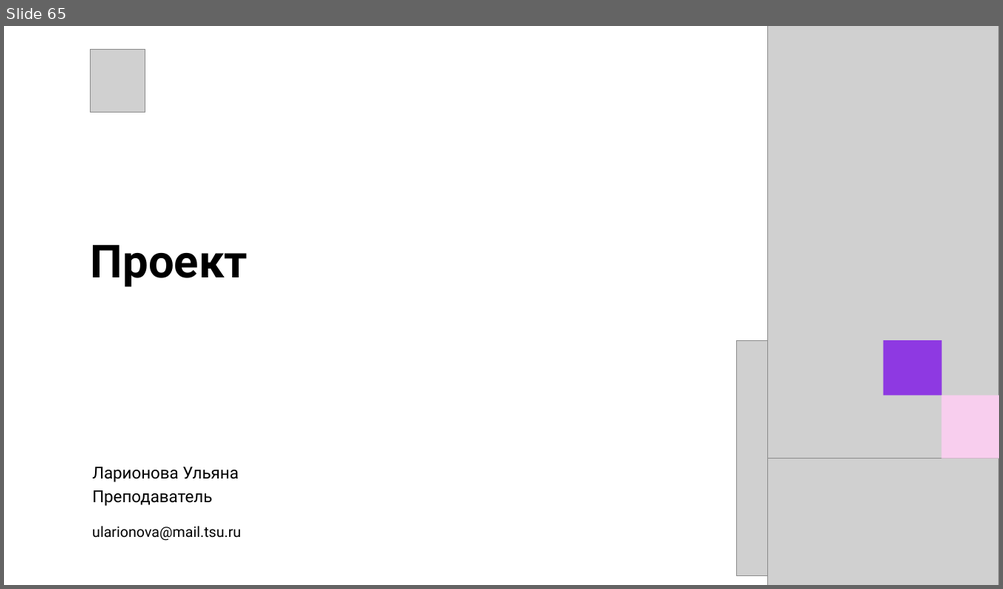
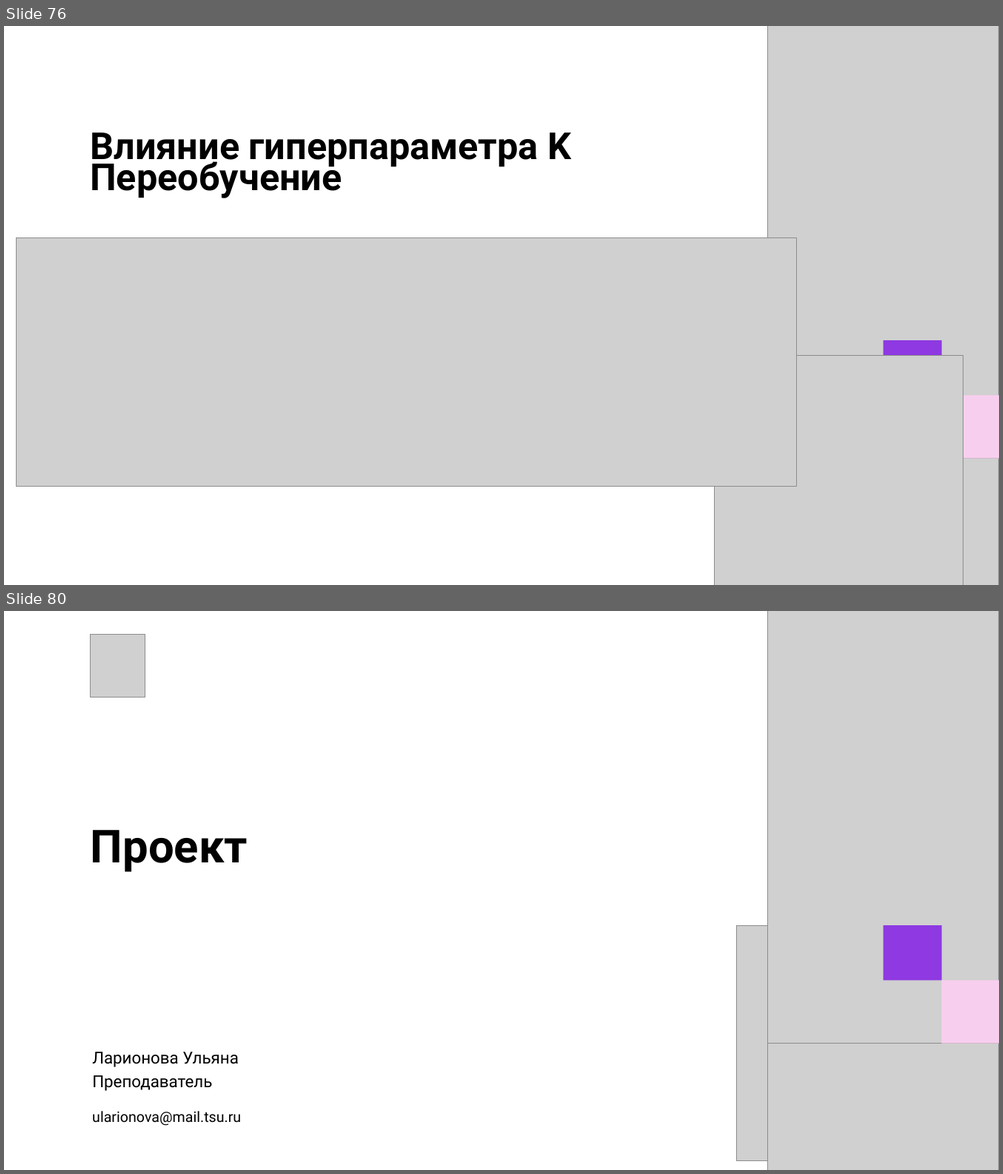
Before and after one commit to Ulatel/course_tsu_2026, a slide deck: Модуль 1. Введение в ML/1_Лекция.pptx. Shown one above the other, each under a label of ours: slide 65 before the commit, slides 76 and 80 after it; the slides between them are not shown. The pictures are 1003x589 and 1003x1174 pixels, drawn with LibreOffice and Linux fonts; fonts in the diff are those of the drawing; grey boxes stand for pictures. Boxes give left, top, right and bottom in pixels: in the first picture for what was removed or moved away, otherwise in the second. Text is boxed around its words. In the diff, an @@ line names an element or a change of style, - is before the commit and + after.

```diff
--- a/Модуль 1. Введение в ML/1_Лекция.pptx
+++ b/Модуль 1. Введение в ML/1_Лекция.pptx
@@ slide 76 added at bbox=[4, 26, 999, 585], background #FFFFFF @@
@@ text added at bbox=[90, 133, 571, 198], 36 pt, text #000000, bold @@
+Влияние гиперпараметра K
+Переобучение
@@ picture added at bbox=[17, 238, 797, 487] @@
@@ picture added at bbox=[714, 356, 963, 585] @@
@@ group added at bbox=[767, 26, 999, 585]: 2 pictures, 2 rectangles @@
@@ what was slide 65 is now slide 80 @@
```
Also in this commit, not shown: 2 slides changed, 14 other slides added.
